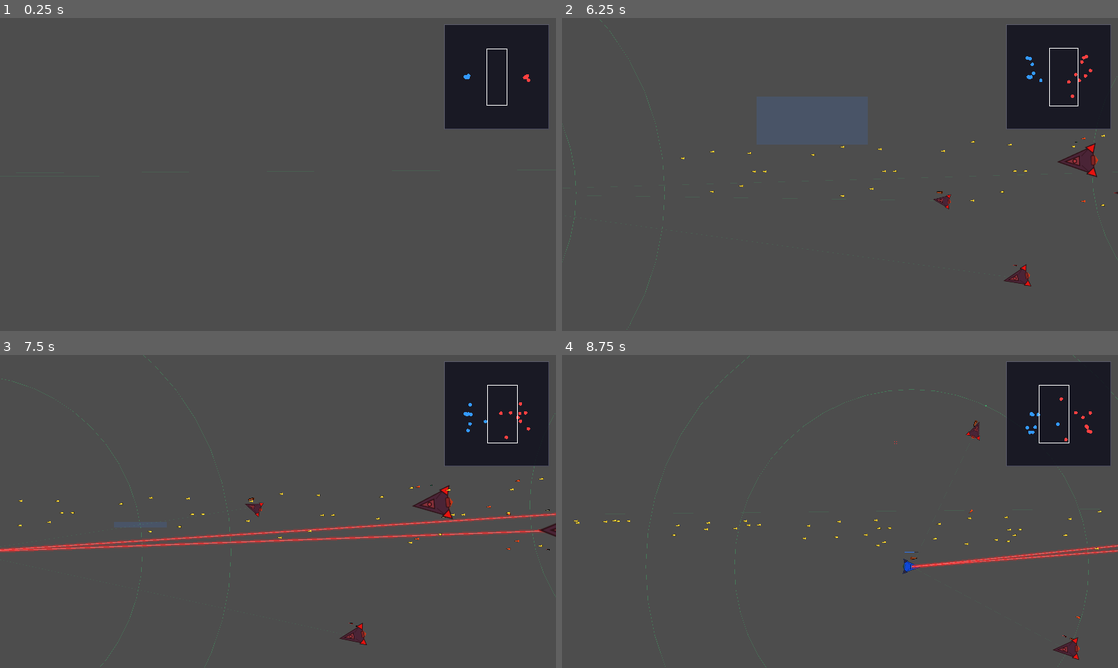
Above: before the commit, frames 1-4 (two rows, left to right).
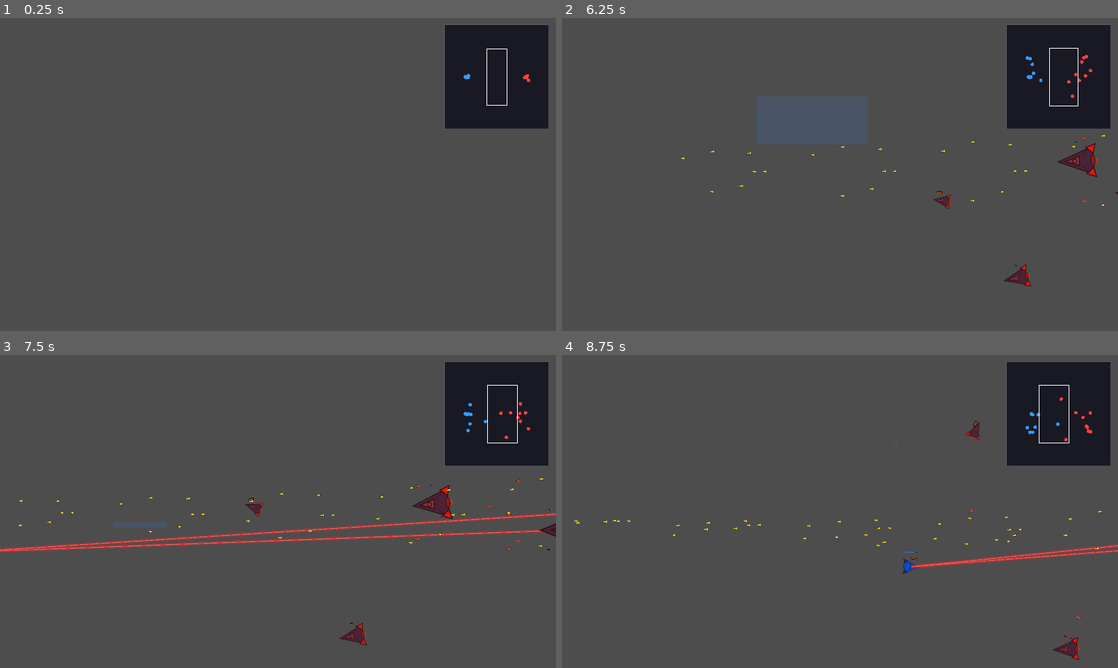
Above: after the commit, the same moments.

Repository: ZhanXuzhao/SpaceRTS
Game: Godot game, scene res://scenes/main.tscn
Same seed, same stepped clock (60 frames per second), same inputs: the game is played once before the commit and once after it.
Inputs (mouse positions are in pixels of both pictures, inside the frame that each line leads up to):
- Up to frame 1 (0.25 s): no input
- Up to frame 2 (6.25 s): tap Enter at 0.5 s; move the mouse to (962, 158) at 0.52 s; hold W 0.53-1.25 s; tap R at 0.6 s; click (962, 158) at 0.67 s; drag from (728, 190) to (812, 237) at 1.27 s; move the mouse to (895, 105) at 2.02 s; hold W 2.03-2.75 s; tap H at 2.1 s; drag from (812, 237) to (673, 127) at 2.77 s; move the mouse to (1006, 221) at 3.52 s; hold A 3.53-4.25 s; tap G at 3.6 s; drag from (673, 127) to (756, 96) at 4.27 s; move the mouse to (867, 174) at 5.02 s; hold A 5.03-5.75 s; tap X at 5.1 s; click (867, 174) at 5.17 s; drag from (756, 96) to (867, 143) at 5.77 s
- Up to frame 3 (7.5 s): move the mouse to (400, 495) at 6.52 s; hold W 6.53-7.25 s; tap V at 6.6 s; drag from (166, 527) to (11, 511) at 7.27 s
- Up to frame 4 (8.75 s): move the mouse to (895, 442) at 8.02 s; hold A from 8.03 s (still down); tap 0 at 8.1 s

The runs differ from the first frame. In frame 2, 0.1% of the frame differs, in the area x 0-100%, y 0-100%; in frame 3, 0.2%; in frame 4, 0.2%, in the area x 15-100%, y 0-100%.

Commit message:
fix: 环绕轨迹仅选中单位绘制

Diff:
--- a/scripts/unit.gd
+++ b/scripts/unit.gd
@@ -799,8 +799,8 @@
 		var pts = PackedVector2Array([back + spread, back - spread, tip])
 		draw_colored_polygon(pts, flame_color)
 
-	# ---- 环绕轨迹 ----
-	if _is_orbit:
+	# ---- 环绕轨迹（仅选中时绘制） ----
+	if _is_orbit and is_selected:
 		var center: Vector2
 		if is_instance_valid(_orbit_target_unit) and _orbit_target_unit.hull > 0:
 			center = _orbit_target_unit.global_position - global_position
